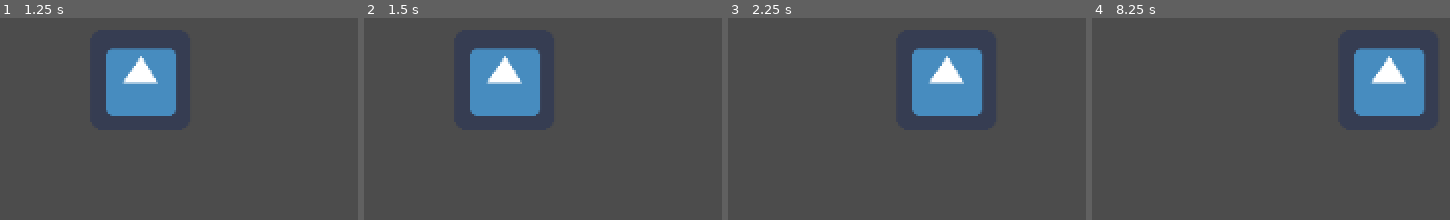
Above: before the commit, frames 1-4 (left to right).
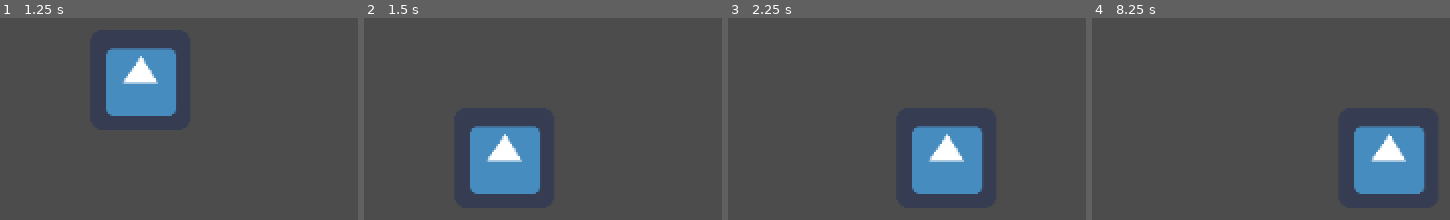
Above: after the commit, the same moments.

Repository: archfan7411/LD46
Game: Godot game, scene res://Level.tscn
The game is run twice, just before and just after one commit, with the same random seed, the same clock (stepped at 60 frames per second) and the same inputs. The project has no main scene, so this scene is started directly. The engine's default icon, where the game draws it, is replaced by a stand-in: a white triangle on a blue panel in a dark square.
Inputs:
- Up to frame 1 (1.25 s): tap Enter at 0.5 s; hold D (right) from 0.53 s (still down)
- Up to frame 2 (1.5 s): tap Space at 1.25 s; release D (right) at 1.28 s; hold S (down) from 1.28 s (still down)
- Up to frame 3 (2.25 s): tap Enter at 2 s; release S (down) at 2.03 s; hold D (right) from 2.03 s (still down)
- Up to frame 4 (8.25 s): tap Space at 2.75, 4.25 s; release D (right) at 2.78 s; hold W (up) 2.78-3.53 s; tap Enter at 3.5 s; hold A (left) 3.53-5.03 s; hold S (down) 5.03-5.78 s; hold D (right) 5.78-6.53 s; hold W (up) 6.53-7.28 s; hold D (right) 7.28-8.03 s; hold S (down) from 8.03 s (still down)

Frame 1 is identical in both runs. In frame 2, 13% of the frame differs, in the area x 29-50%, y 14-88%; in frame 3, 13%; in frame 4, 13%, in the area x 73-94%, y 14-88%.

Commit message:
okay re-add up/down movement

Diff:
--- a/Player.gd
+++ b/Player.gd
@@ -1,10 +1,14 @@
 extends KinematicBody2D
 
-# Also grid size
+
 var speed = 3000
 
 func _physics_process(delta):
-	if Input.is_action_just_pressed("left"):
+	if Input.is_action_just_pressed("up"):
+		self.move_and_slide(Vector2(0, -speed))
+	elif Input.is_action_just_pressed("down"):
+		self.move_and_slide(Vector2(0, speed))
+	elif Input.is_action_just_pressed("left"):
 		self.move_and_slide(Vector2(-speed, 0))
 	elif Input.is_action_just_pressed("right"):
 		self.move_and_slide(Vector2(speed, 0))
